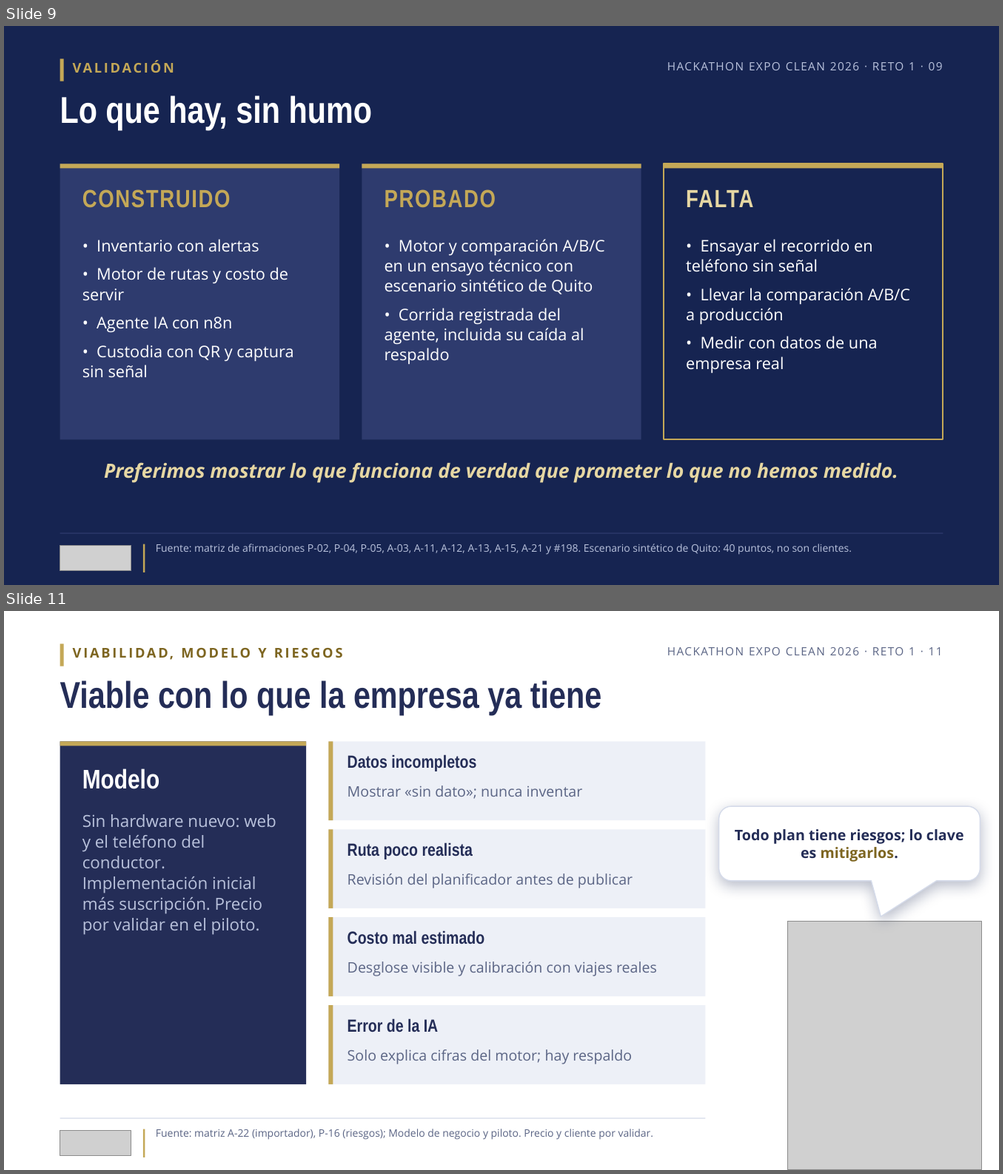
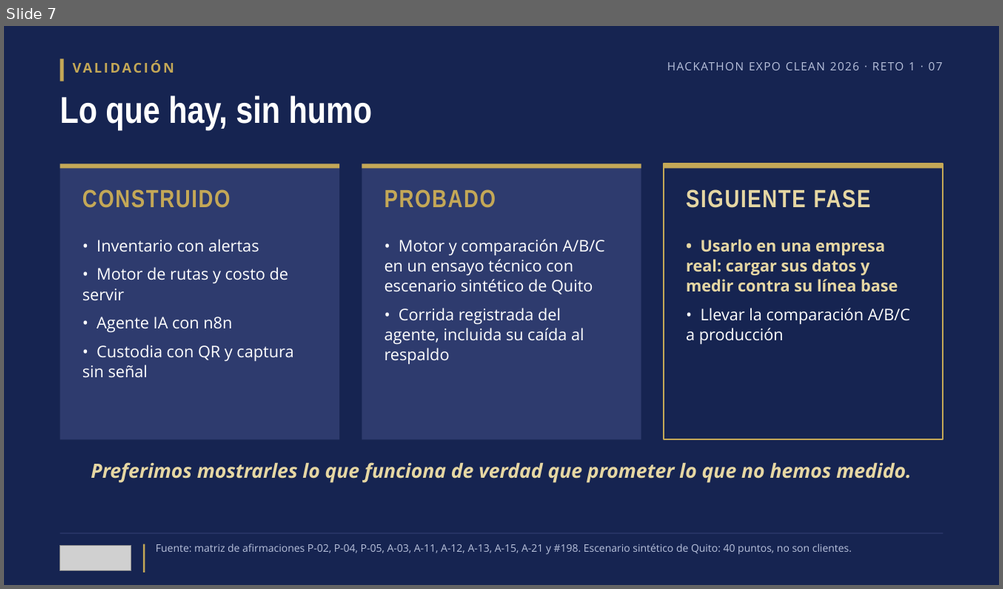
Before and after one commit to bryancito1090/istpetdev-platform, a slide deck: docs/boveda/Entregable/7-Pitch.pptx. Shown one above the other, each under a label of ours: slides 9 and 11 before the commit, slide 7 after it; the slides between them are not shown. The pictures are 1003x1174 and 1003x589 pixels, drawn with LibreOffice and Linux fonts; fonts in the diff are those of the drawing; grey boxes stand for pictures. Boxes give left, top, right and bottom in pixels: in the first picture for what was removed or moved away, otherwise in the second. Text is boxed around its words. In the diff, an @@ line names an element or a change of style, - is before the commit and + after.

```diff
--- a/docs/boveda/Entregable/7-Pitch.pptx
+++ b/docs/boveda/Entregable/7-Pitch.pptx
@@ slide 11 removed at (4, 611, 999, 1170), background #FFFFFF @@
@@ rectangle removed at (60, 644, 64, 667) @@
@@ text removed at (258, 648, 266, 658) @@
-VIABILIDAD, MODELO Y RIESGOS
@@ text removed at (667, 647, 942, 655) @@
-HACKATHON EXPO CLEAN 2026 · RETO 1 · 11
@@ text removed at (60, 681, 601, 715) @@
-Viable con lo que la empresa ya tiene
@@ group removed at (329, 741, 706, 820): 2 rectangles, 2 texts @@
-Datos incompletos
-Mostrar «sin dato»; nunca inventar
@@ rounded speech box removed at (719, 806, 980, 881) @@
-Todo plan tiene riesgos; lo clave es mitigarlos.
@@ group removed at (60, 741, 306, 1085): 2 rectangles, 2 texts @@
-Modelo
-Sin hardware nuevo: web y el teléfono del conductor.
-Implementación inicial más suscripción. Precio por validar en el piloto.
@@ group removed at (329, 829, 706, 908): 2 rectangles, 2 texts @@
-Ruta poco realista
-Revisión del planificador antes de publicar
@@ picture removed at (788, 921, 982, 1170) @@
@@ group removed at (329, 917, 706, 997): 2 rectangles, 2 texts @@
-Costo mal estimado
-Desglose visible y calibración con viajes reales
@@ group removed at (329, 1005, 706, 1085): 2 rectangles, 2 texts @@
-Error de la IA
-Solo explica cifras del motor; hay respaldo
@@ rectangle removed at (60, 1119, 706, 1119) @@
@@ picture removed at (60, 1131, 131, 1156) @@
@@ rectangle removed at (143, 1130, 145, 1158) @@
@@ text removed at (156, 1129, 654, 1140) @@
-Fuente: matriz A-22 (importador), P-16 (riesgos); Modelo de negocio y piloto. Precio y cliente por validar.
@@ what was slide 9 is now slide 7 @@
@@ slide 7 changed as well @@
@@ text at (667, 62, 942, 70): text changed @@
-HACKATHON EXPO CLEAN 2026 · RETO 1 · 09
+HACKATHON EXPO CLEAN 2026 · RETO 1 · 07
@@ text at (686, 190, 871, 208): text changed @@
-FALTA
+SIGUIENTE FASE
@@ text at (686, 239, 897, 292): text changed; text colour #FFFFFF to #E6D7A3; bold on @@
-• Ensayar el recorrido en teléfono sin señal
+• Usarlo en una empresa real: cargar sus datos y medir contra su línea base
@@ text at (686, 336, 877, 374): paragraph removed @@
-• Medir con datos de una empresa real
@@ text at (91, 463, 910, 483): text changed @@
-Preferimos mostrar lo que funciona de verdad que prometer lo que no hemos medido.
+Preferimos mostrarles lo que funciona de verdad que prometer lo que no hemos medido.
```
Also in this commit, not shown: 5 other slides changed, 3 slides added, 5 other slides removed, 20 other files.
